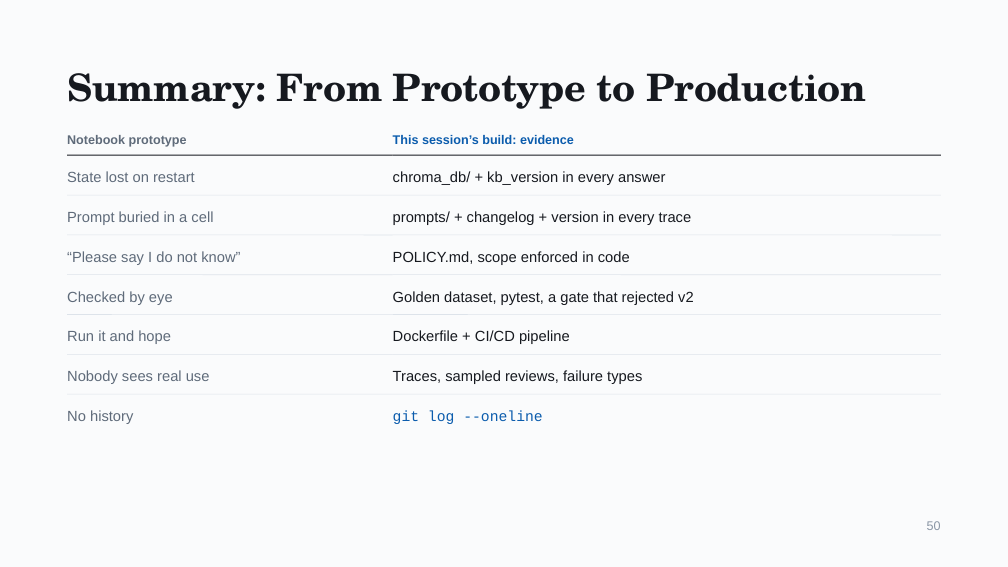
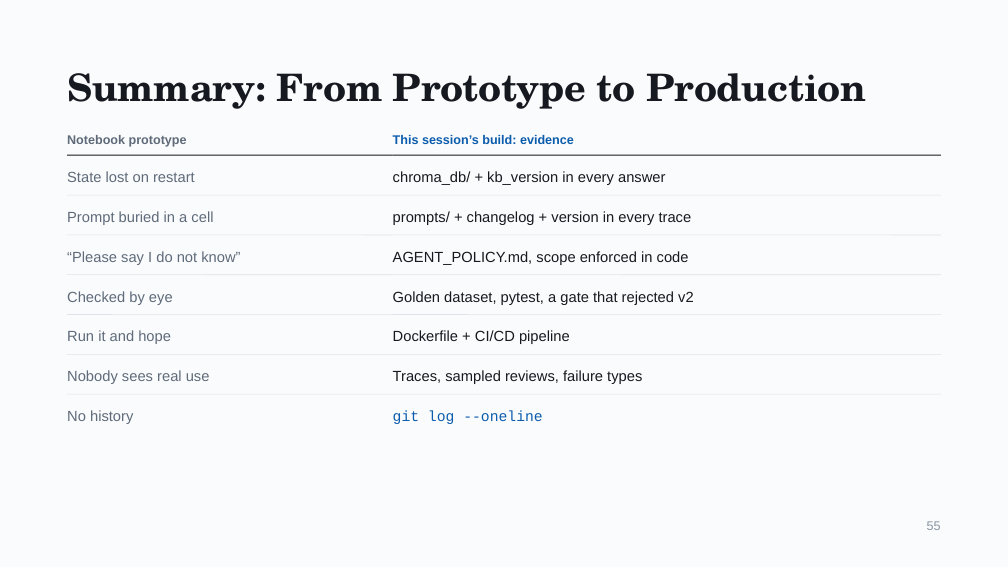
Before and after one commit to karin-8/rag-chatbot-student, a slide deck: slide 55 of student-guide/RAG in Production.pptx (slide 50 before the commit). Drawn at 1008x567 pixels with LibreOffice and Linux fonts; fonts in the diff are those of the drawing. Boxes give left, top, right and bottom in pixels: in the first picture for what was removed or moved away, otherwise in the second. Text is boxed around its words. In the diff, an @@ line names an element or a change of style, - is before the commit and + after.

```diff
--- a/student-guide/RAG in Production.pptx
+++ b/student-guide/RAG in Production.pptx
@@ text at box(393, 251, 689, 265): text changed @@
-POLICY.md, scope enforced in code
+AGENT_POLICY.md, scope enforced in code
@@ text at box(927, 521, 941, 530): text changed @@
-50
+55
```
Also in this commit, not shown: 52 other slides changed, 6 slides added, 1 slide removed.
